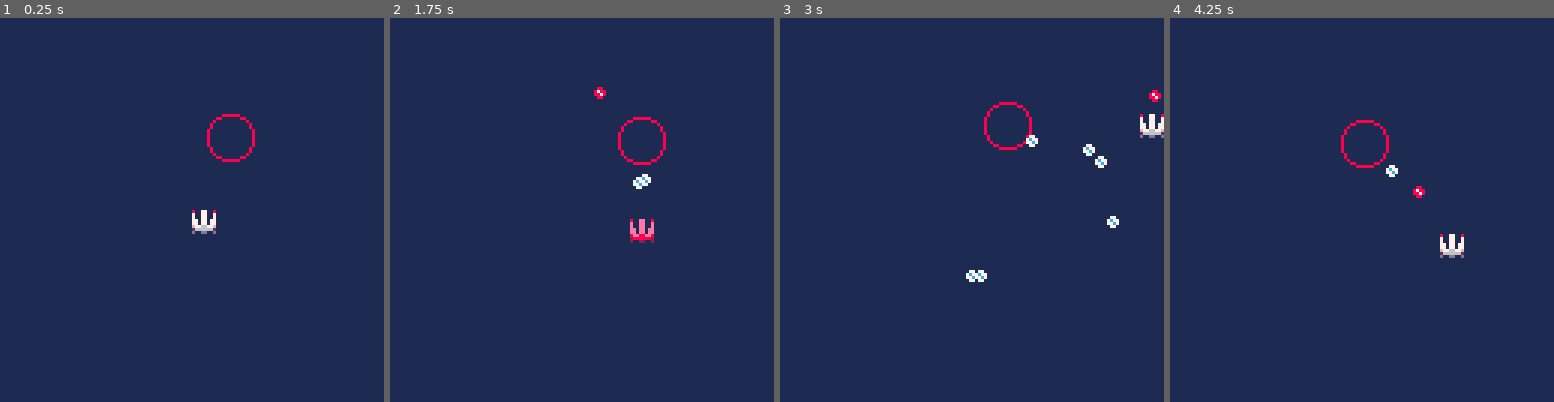
Above: before the commit, frames 1-4 (left to right).
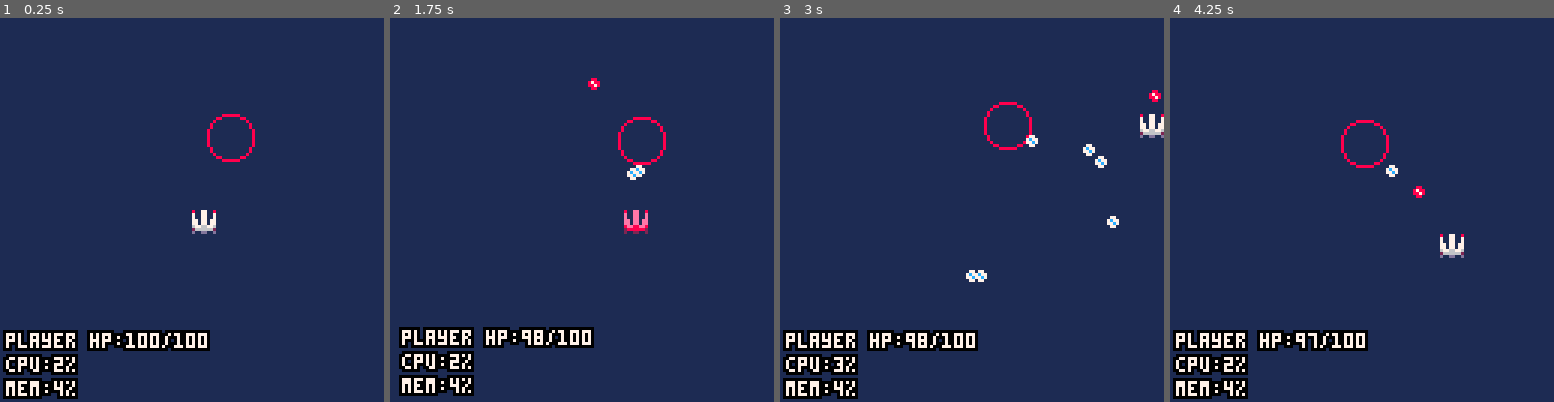
Above: after the commit, the same moments.

Repository: QuentinWidlocher/YogcastJam2020
Game: PICO-8 cartridge game.p8
Same seed, same stepped clock (60 frames per second), same inputs: the game is played once before the commit and once after it.
Inputs:
- Up to frame 1 (0.25 s): no input
- Up to frame 2 (1.75 s): tap X (X key) at 0.33, 1.07 s; tap O (Z key) at 0.7, 1.7 s; hold Right from 1.6 s (still down)
- Up to frame 3 (3 s): tap X (X key) at 1.85, 2.97 s; release Right at 2.1 s; tap O (Z key) at 2.1, 2.5, 2.9 s; hold Up 2.15-2.42 s; hold Right from 2.47 s (still down)
- Up to frame 4 (4.25 s): release Right at 3.03 s; hold Left 3.08-3.58 s; tap O (Z key) at 3.3, 3.7, 4.1 s; hold Down 3.63-3.97 s; hold Right from 4.02 s (still down); tap X (X key) at 4.08 s

The runs differ from the first frame. In frame 1, 4.7% of the frame differs, in the area x 0-55%, y 81-100%; in frame 2, 5.3%, in the area x 2-69%, y 15-99%; in frame 3, 4.5%; in frame 4, 4.5%.

Commit message:
:sparkles: Enemies can now be destroyed

Diff:
--- a/src/draw/debug.draw.lua
+++ b/src/draw/debug.draw.lua
@@ -7,8 +7,7 @@
         {label = "mem", value = ceil((stat(0)/2048)*100).."%"},
         {label = "cpu", value = ceil(stat(1)*100).."%"},
         -- {label = "state", value = STATE},
-        {label = "hp", value = player.hp.value.."/"..player.hp.max},
-        {label = "cd", value = player.shootingCooldown.value.."/"..player.shootingCooldown.max},
+        {label = "player hp", value = player.hp.value.."/"..player.hp.max},
     }
     for i = 1, #debug do
         local dbg = debug[i]
--- a/src/draw/enemies.draw.lua
+++ b/src/draw/enemies.draw.lua
@@ -1,3 +1,3 @@
 function draw_enemies()
-    enemy:draw()
+    foreach(enemies, function (enemy) enemy:draw() end)
 end
--- a/src/draw/main.draw.lua
+++ b/src/draw/main.draw.lua
@@ -9,5 +9,6 @@
     draw_enemies()
     draw_player()
     draw_bullets()
-    draw_debug(false)
+    screen_shake()
+    draw_debug(true)
 end
--- a/src/draw/player.draw.lua
+++ b/src/draw/player.draw.lua
@@ -3,7 +3,6 @@
         pal(7, 14, 0)
         pal(6, 8, 0)
         pal(13, 2, 0)
-        screen_shake()
     end
     player:draw()
     pal()
--- a/src/globals.lua
+++ b/src/globals.lua
@@ -16,3 +16,9 @@
     X = 5,
     START = 6
 }
+
+SFX = {
+    PLAYER_DMG = 0,
+    ENEMY_DMG = 1,
+    PLAYER_BULLET = 2,
+}
--- a/src/init/enemies.init.lua
+++ b/src/init/enemies.init.lua
@@ -1,3 +1,6 @@
+---@type BasicEnemy[]
+enemies = {}
+
 function init_enemies()
     enemy = BasicEnemy:new({
         top_left_sprite = 64,
@@ -6,4 +9,6 @@
         x = SCREEN_SIZE / 2,
         y = SCREEN_SIZE / 4,
     })
+
+    add(enemies, enemy)
 end
--- a/src/models/basic-enemy.model.lua
+++ b/src/models/basic-enemy.model.lua
@@ -1,21 +1,24 @@
 ---@class BasicEnemy : GameObject
 ---@field public speed number
 ---@field public dir Vector
----@field public hp integer
+---@field public hp Gauge
 ---@field public movingCooldown Gauge
 ---@field public shootingCooldown Gauge
 ---@field public bulletPool Bullet[]
 BasicEnemy = GameObject:new({
     speed = 1,
     dir = getRandomDirection(),
-    hp = 1,
+    hp = { value = 10, max = 10 },
     movingCooldown = { value = 0, max = 10 },
     shootingCooldown = { value = 0, max = 10 },
+    hurtCooldown = { value = 0, max = 5 },
 })
 
 function BasicEnemy:update()
     self:shoot()
     self:move()
+
+    self.hurtCooldown.value = min(self.hurtCooldown.value + 1, self.hurtCooldown.max)
 end
 
 function BasicEnemy:shoot()
@@ -71,3 +74,10 @@
     self.x = nextPos.x
     self.y = nextPos.y
 end
+
+function BasicEnemy:hurt(dmg)
+    shake = 0.05
+    sfx(SFX.ENEMY_DMG)
+    self.hp.value = self.hp.value  - dmg
+    self.hurtCooldown.value = 0
+end
--- a/src/models/player.model.lua
+++ b/src/models/player.model.lua
@@ -22,6 +22,7 @@
     hp = { value = 100, max = 100 }, -- can be damaged when value == max
     hurtCooldown = { value = 20, max = 20 },
 
+    dmg = 1,
     shootingCooldown = { value = 0, max = 8 } -- can shoot when value == max
 })
 
@@ -75,6 +76,7 @@
         })
         newBullet:init()
         add(bulletPool, newBullet)
+        sfx(SFX.PLAYER_BULLET)
 
         self.shootingCooldown.value = 0
     end
@@ -113,7 +115,7 @@
 function Player:hurt(dmg)
     if (self.hurtCooldown.value == self.hurtCooldown.max) then
         shake = 0.2
-        sfx(0)
+        sfx(SFX.PLAYER_DMG)
         self.hp.value = self.hp.value  - dmg
         self.hurtCooldown.value = 0
     end
--- a/src/update/bullets.update.lua
+++ b/src/update/bullets.update.lua
@@ -1,20 +1,25 @@
 function update_bullets()
-    -- foreach(bulletPool,
-    -- function (bullet)
-    --     bullet:update()
-    --     if (bullet.life >= bullet.lifeTime) then del(bulletPool, bullet) end
-    -- end)
-
     for i, bullet in pairs(bulletPool) do
         bullet:update()
 
+        local function deleteBullet(i) deli(bulletPool, i) end
+
         if (not bullet.playerVersion and bullet:collide(player)) then
             player:hurt(bullet.dmg)
-            deli(bulletPool, i)
+            deleteBullet(i)
+        end
+
+        if (bullet.playerVersion) then
+            local bulletCollide = function (enemy) return bullet:collide(enemy) end
+            local hittenEnemies = M.filter(enemies, bulletCollide)
+            if (#hittenEnemies > 0) then
+                hittenEnemies[1]:hurt(player.dmg)
+                deleteBullet(i)
+            end
         end
 
         if (bullet.life >= bullet.lifetime) then
-            deli(bulletPool, i)
+            deleteBullet(i)
         end
     end
 end
--- a/src/update/enemies.update.lua
+++ b/src/update/enemies.update.lua
@@ -1,3 +1,9 @@
 function update_enemies()
-    enemy:update()
+    for i, enemy in pairs(enemies) do
+        enemy:update()
+
+        if (enemy.hp.value <= 0) then
+            deli(enemies, i)
+        end
+    end
 end
Not shown, changed: the sound effects (__sfx__) section of game.p8
